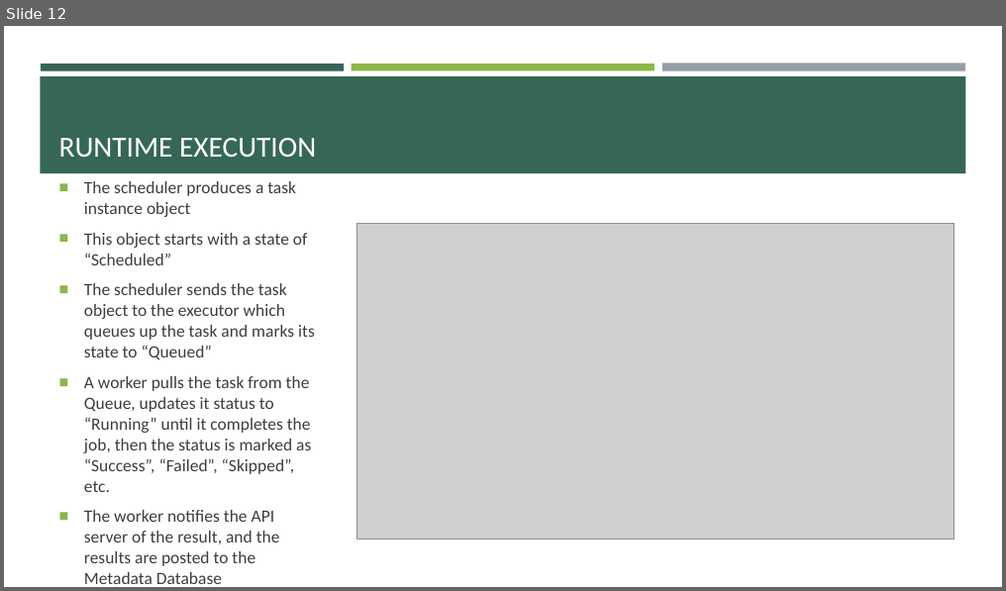
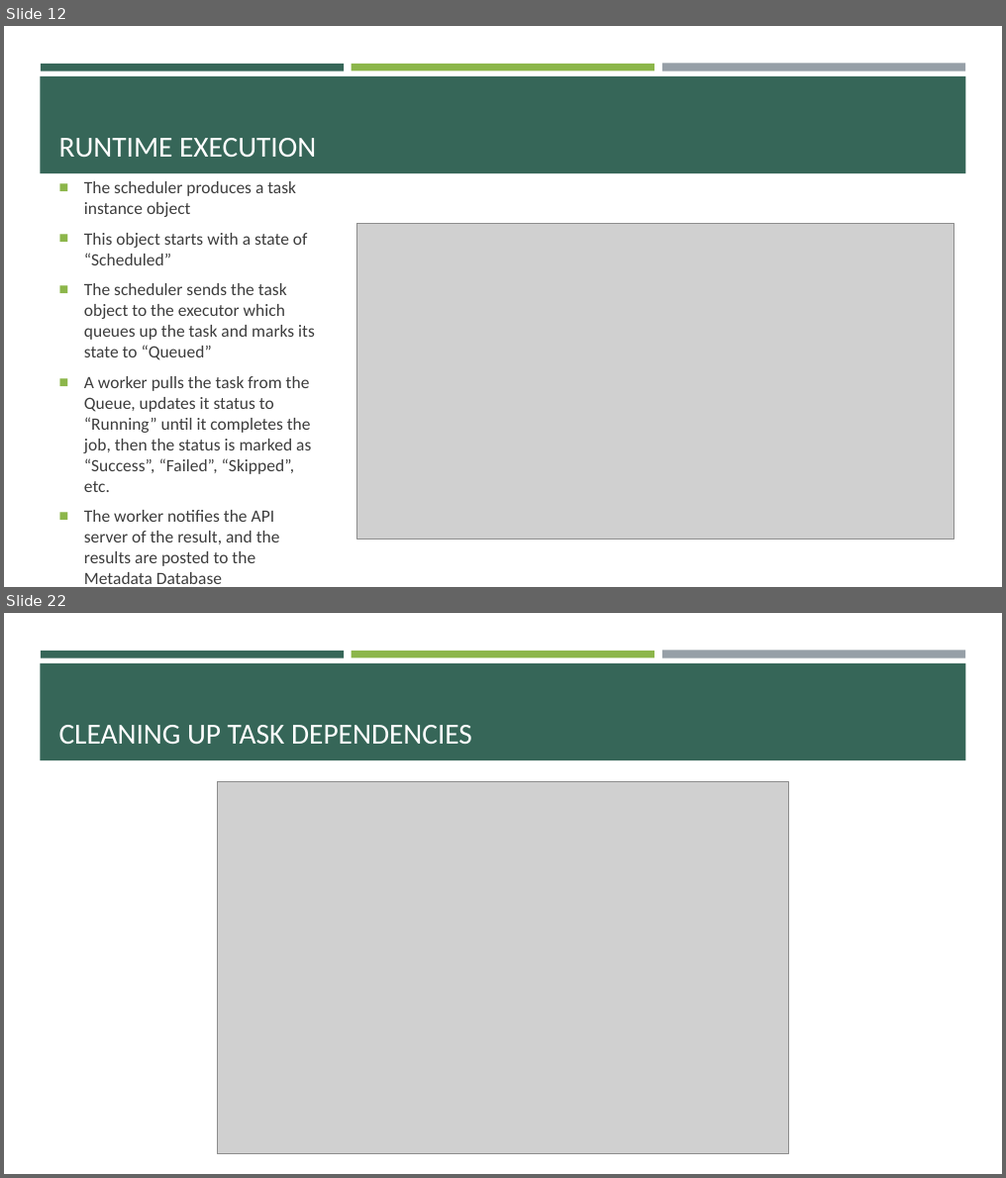
Before and after one commit to e-m-wilson/data_engineering, a slide deck: airflow/Airflow.pptx. Shown one above the other, each under a label of ours: slide 12 before the commit, slides 12 and 22 after it; the slides between them are not shown. The pictures are 1006x591 and 1006x1178 pixels, drawn with LibreOffice and Linux fonts; fonts in the diff are those of the drawing; grey boxes stand for pictures. Boxes give left, top, right and bottom in pixels: in the first picture for what was removed or moved away, otherwise in the second. Text is boxed around its words. In the diff, an @@ line names an element or a change of style, - is before the commit and + after.

```diff
--- a/airflow/Airflow.pptx
+++ b/airflow/Airflow.pptx
@@ slide 22 added at <box>4,613,1002,1174</box>, background #FFFFFF; not listed: 4 template elements that a slide beside it also shows @@
@@ title added at <box>59,725,472,744</box>, 28 pt, text #FFFFFF @@
+CLEANING UP TASK DEPENDENCIES
@@ picture added at <box>218,782,788,1155</box> @@
```
Also in this commit, not shown: 2 slides changed, 11 other slides added.
